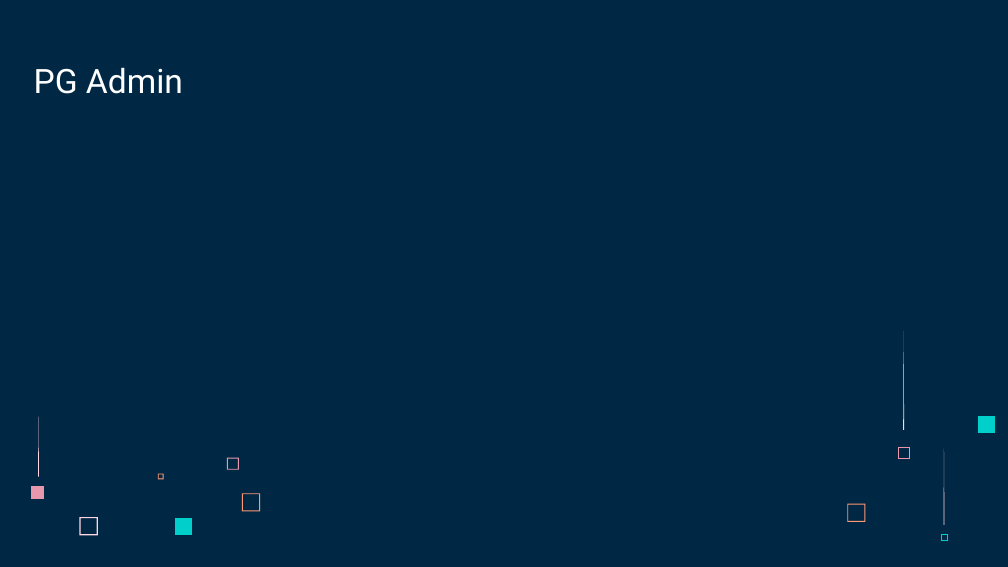
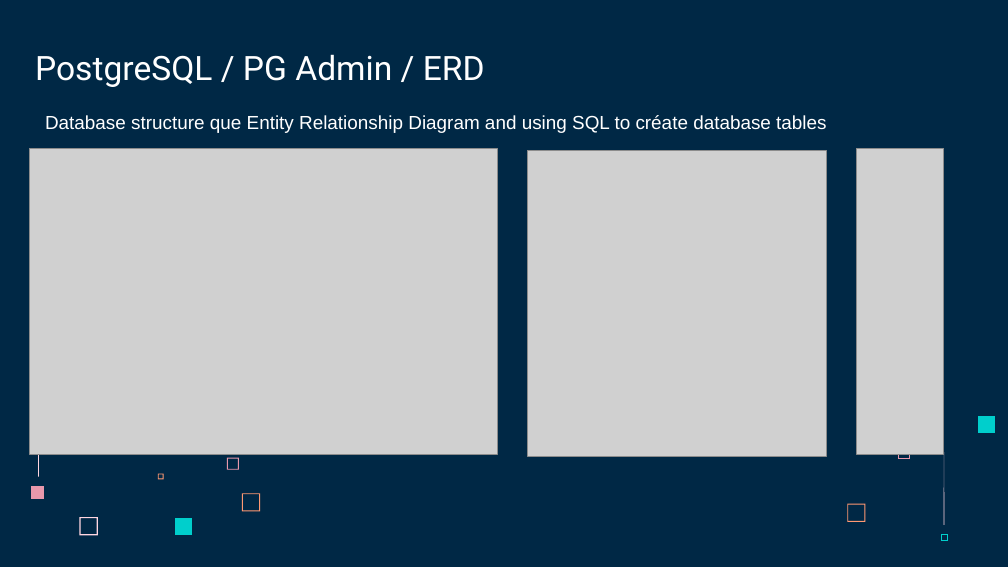
Before and after one commit to RodrigoCR25/EVENFLO-project, a slide deck: slide 9 of DATA CONSULTING.pptx. Drawn at 1008x567 pixels with LibreOffice and Linux fonts; fonts in the diff are those of the drawing; grey boxes stand for pictures. Boxes give left, top, right and bottom in pixels: in the first picture for what was removed or moved away, otherwise in the second. Text is boxed around its words. In the diff, an @@ line names an element or a change of style, - is before the commit and + after.

```diff
--- a/DATA CONSULTING.pptx
+++ b/DATA CONSULTING.pptx
@@ title at bbox=[35, 54, 485, 87]: text changed @@
-PG Admin
+PostgreSQL / PG Admin / ERD
@@ text added at bbox=[45, 115, 826, 133], 18 pt, text #FFFFFF @@
+Database structure que Entity Relationship Diagram and using SQL to créate database tables
@@ picture added at bbox=[29, 148, 498, 454] @@
@@ picture added at bbox=[857, 148, 944, 454] @@
@@ picture added at bbox=[527, 150, 827, 456] @@
@@ freeform shape removed at bbox=[904, 331, 904, 430] @@
```
Also in this commit, not shown: 3 other slides changed, 1 slide added, 1 slide removed.
